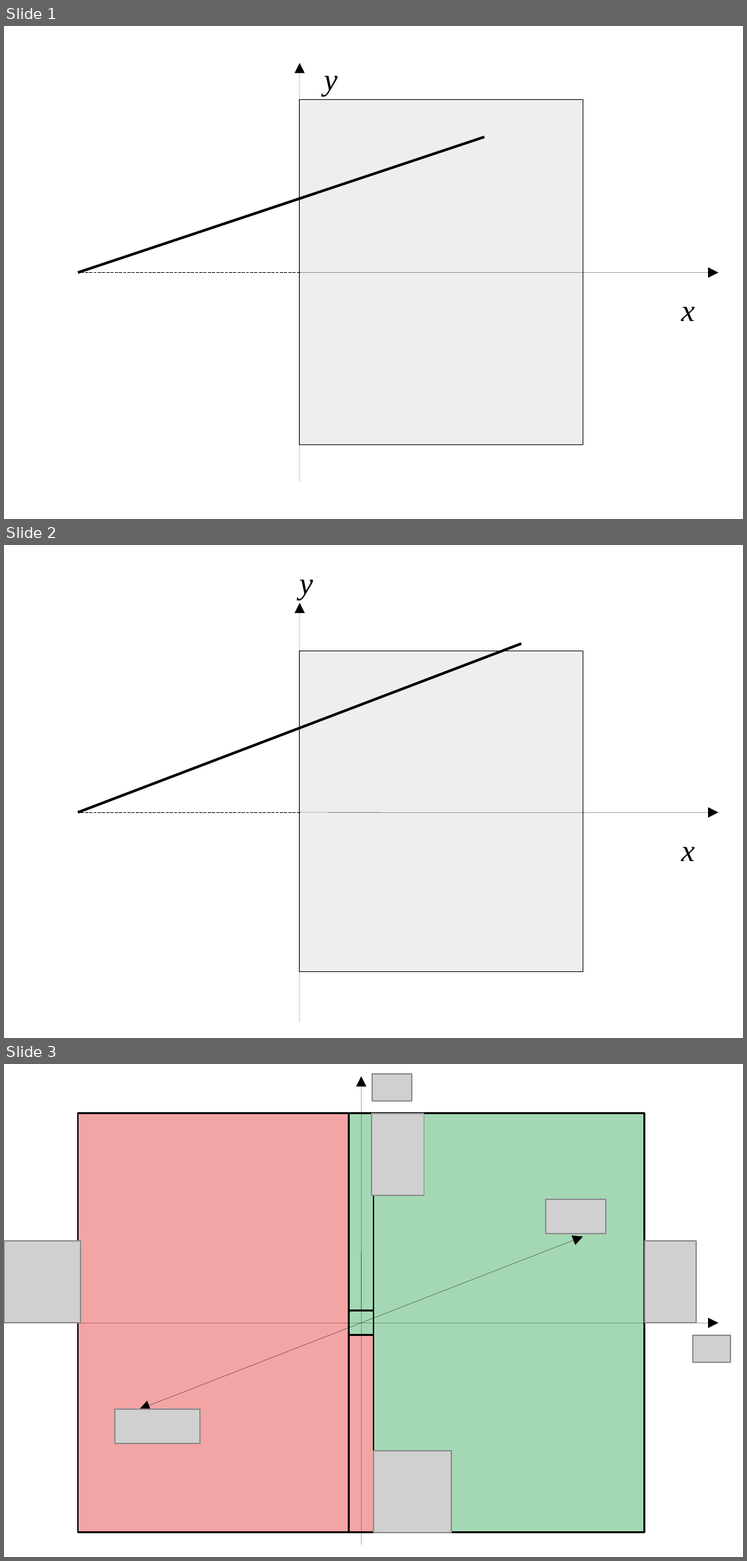
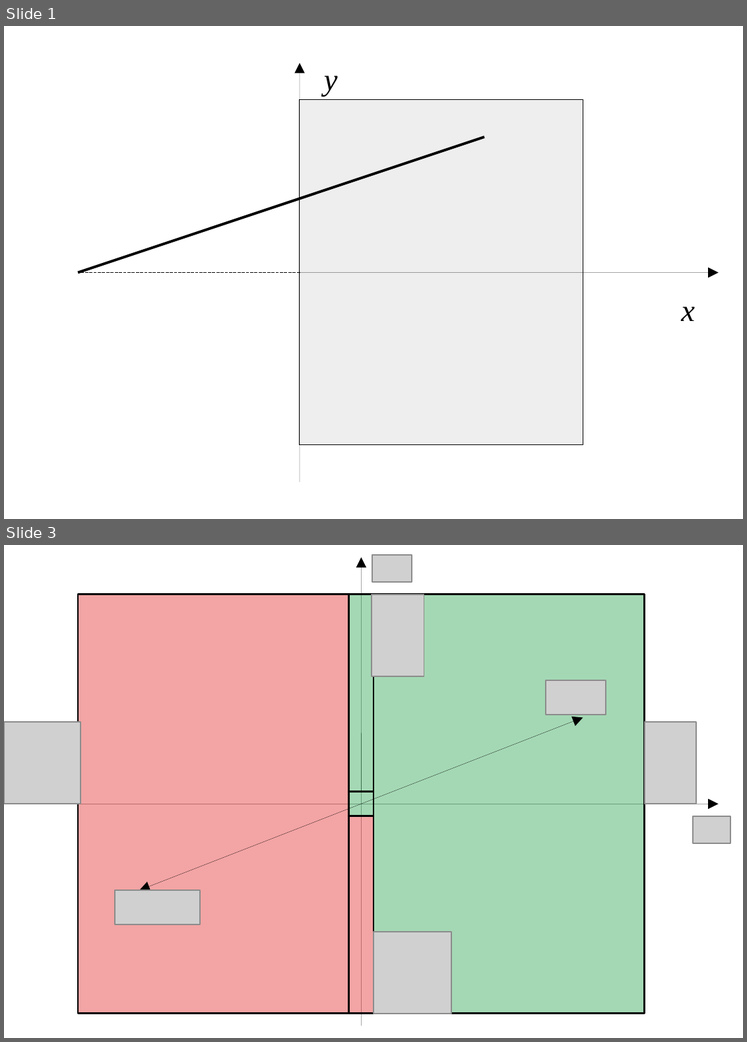
Before and after one commit to chmarti1/wire, a slide deck: docs/figures/diagrams.odp. Shown one above the other, each under a label of ours: slides 1, 2 and 3 before the commit, slides 1 and 3 after it; the slides between them are not shown. The pictures are 747x1561 and 747x1042 pixels, drawn with LibreOffice and Linux fonts; fonts in the diff are those of the drawing; grey boxes stand for pictures. Boxes give left, top, right and bottom in pixels: in the first picture for what was removed or moved away, otherwise in the second. Text is boxed around its words. In the diff, an @@ line names an element or a change of style, - is before the commit and + after.

```diff
--- a/docs/figures/diagrams.odp
+++ b/docs/figures/diagrams.odp
@@ slide 2 removed at (4,545,743,1038), background #FFFFFF @@
@@ text removed at (300,579,314,600) @@
-y
@@ arrow removed from (300, 1022) to (300, 603) @@
@@ line removed from (78, 812) to (521, 643) @@
@@ rectangle removed at (300,651,583,971) @@
@@ line removed from (300, 812) to (78, 812) @@
@@ arrow removed from (300, 812) to (719, 812) @@
@@ text removed at (681,847,695,861) @@
-x
```
Also in this commit, not shown: 1 slide added, 16 other files.
